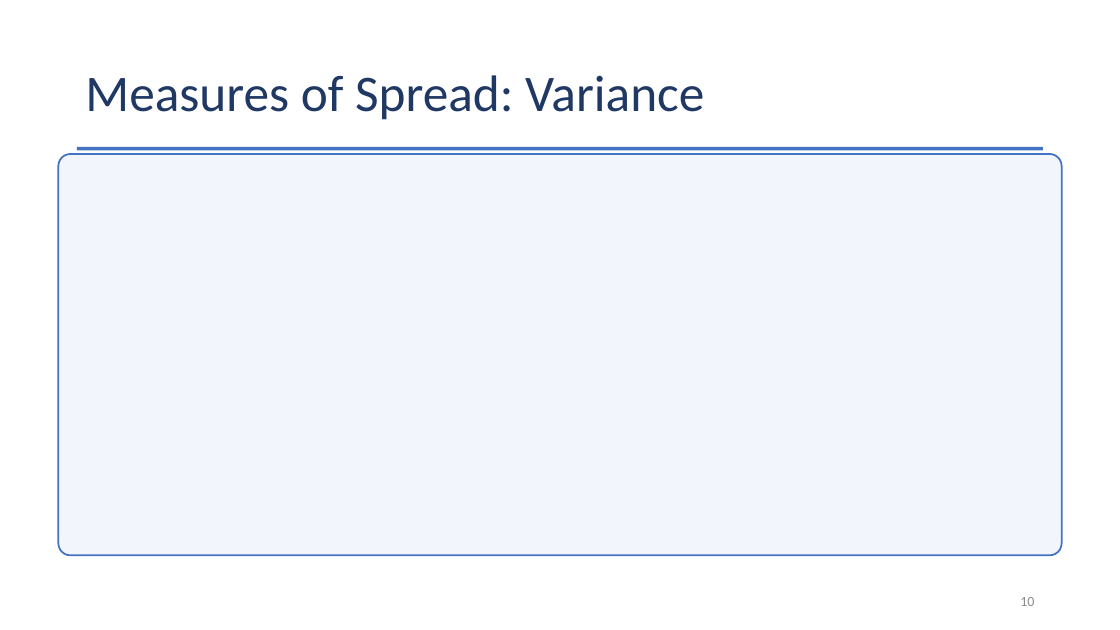
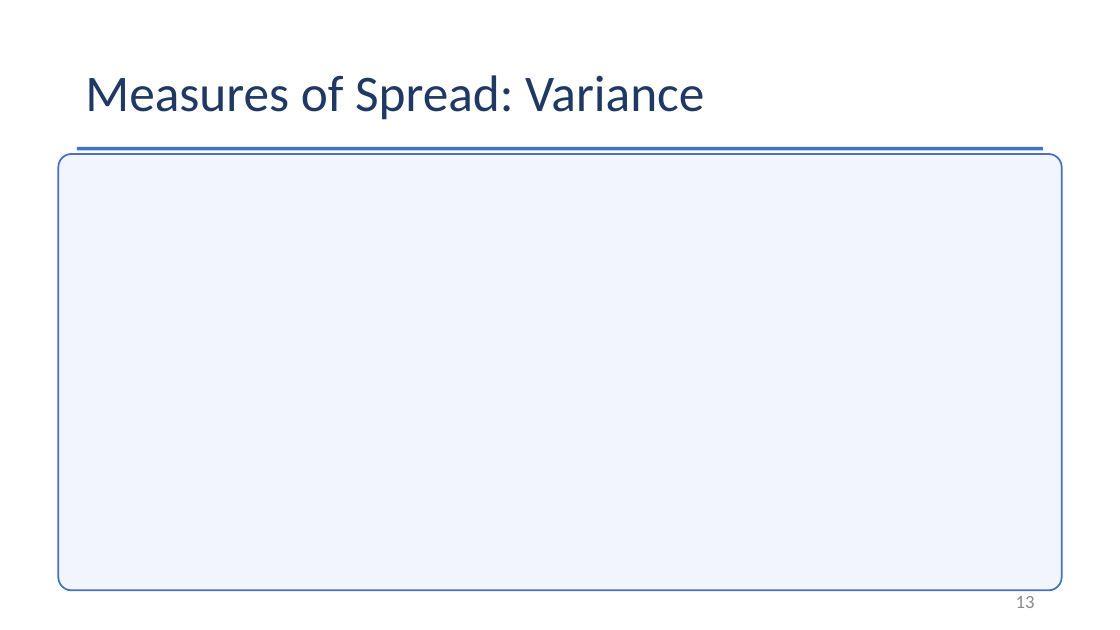
Before and after one commit to Jarred6068/Kvamme_UI_STAT251, a slide deck: slide 13 of docs/lecture_slides/Week 3/Week3_Lecture6_Slides_9_9_2026.pptx (slide 10 before the commit). Drawn at 1120x630 pixels with LibreOffice and Linux fonts; fonts in the diff are those of the drawing; grey boxes stand for pictures. Boxes give left, top, right and bottom in pixels: in the first picture for what was removed or moved away, otherwise in the second. Text is boxed around its words. In the diff, an @@ line names an element or a change of style, - is before the commit and + after.

```diff
--- a/docs/lecture_slides/Week 3/Week3_Lecture6_Slides_9_9_2026.pptx
+++ b/docs/lecture_slides/Week 3/Week3_Lecture6_Slides_9_9_2026.pptx
@@ rounded rectangle: place and size @@
-rounded rectangle at [58,154,1061,555]
+rounded rectangle at [58,154,1061,590]
@@ page number at [1016,596,1035,608]: text changed; size 12 to 16 pt @@
-10
+13
```
Also in this commit, not shown: 10 other slides changed, 6 slides added, 2 slides removed, 45 other files.
